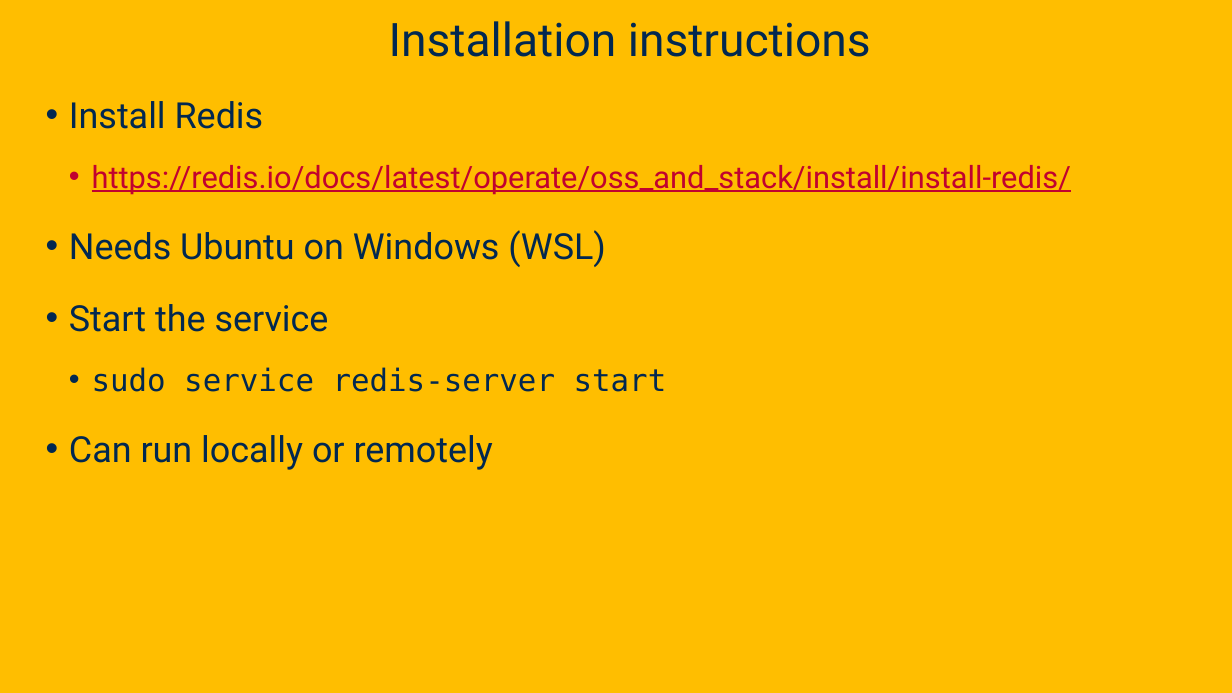
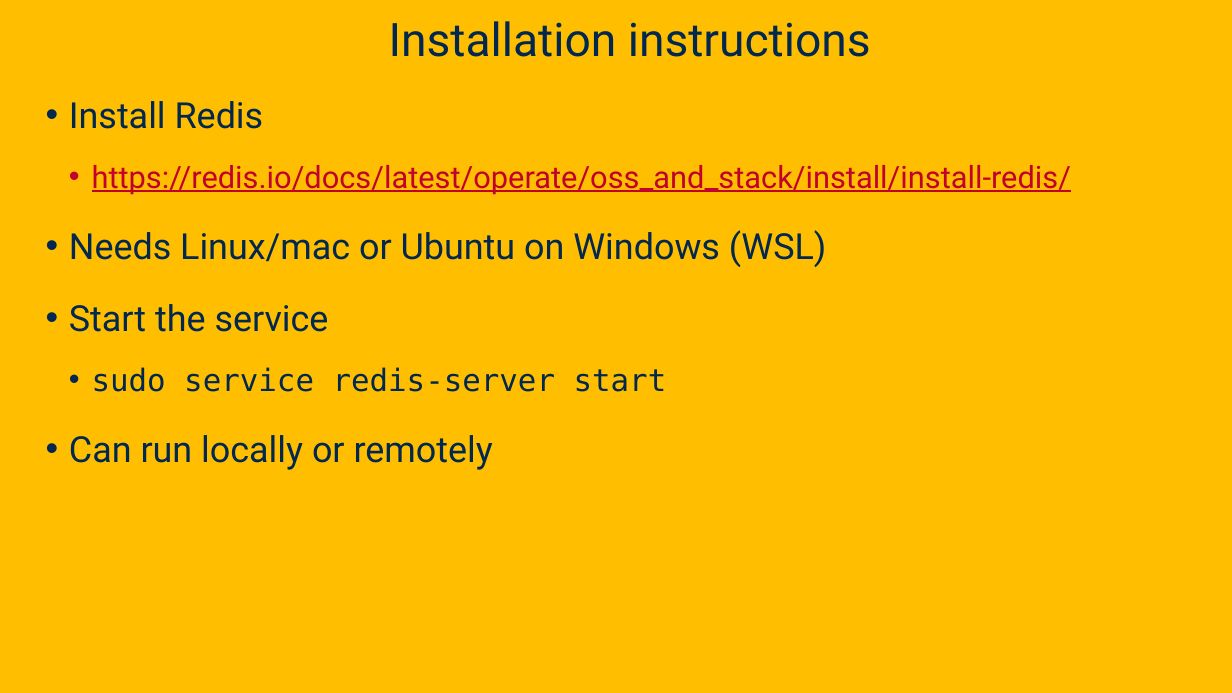
Before and after one commit to davsec-teaching/ecs160-f25, a slide deck: slide 4 of slides/Discussion1_Redis.pptx. Drawn at 1232x693 pixels with LibreOffice and Linux fonts; fonts in the diff are those of the drawing; background and template pictures are left out. Boxes give left, top, right and bottom in pixels: in the first picture for what was removed or moved away, otherwise in the second. Text is boxed around its words. In the diff, an @@ line names an element or a change of style, - is before the commit and + after.

```diff
--- a/slides/Discussion1_Redis.pptx
+++ b/slides/Discussion1_Redis.pptx
@@ text at (x1=69, y1=230, x2=827, y2=267): text changed @@
-• Needs Ubuntu on Windows (WSL)
+• Needs Linux/mac or Ubuntu on Windows (WSL)
```
Also in this commit, not shown: 3 other files.
